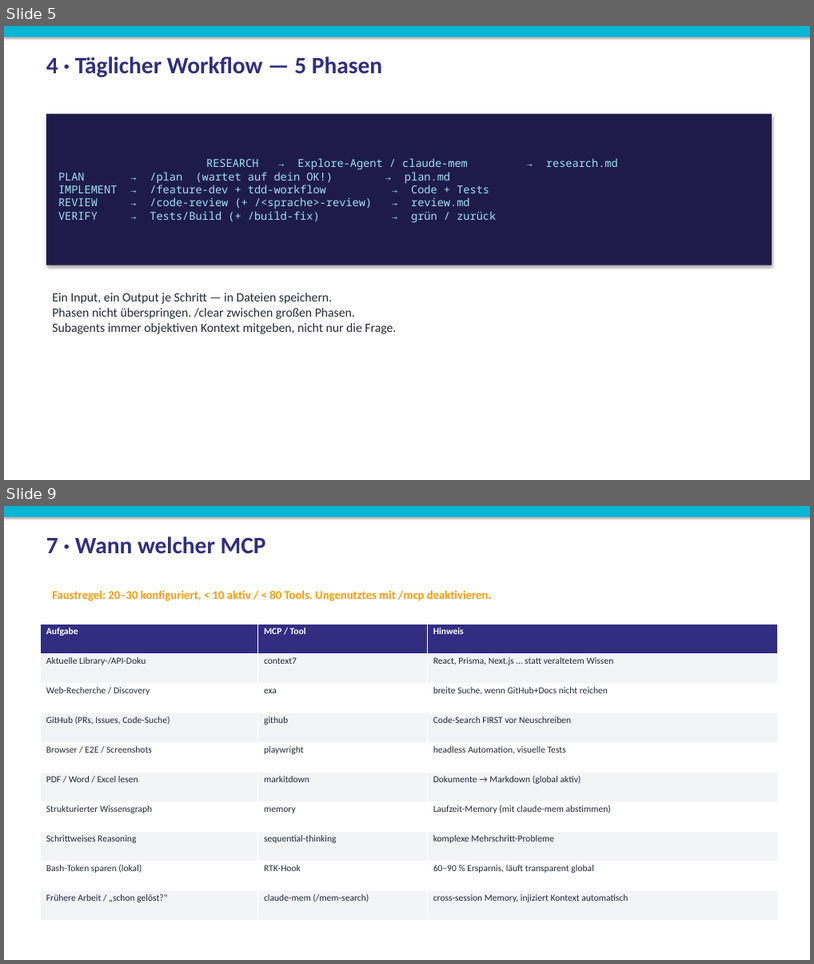
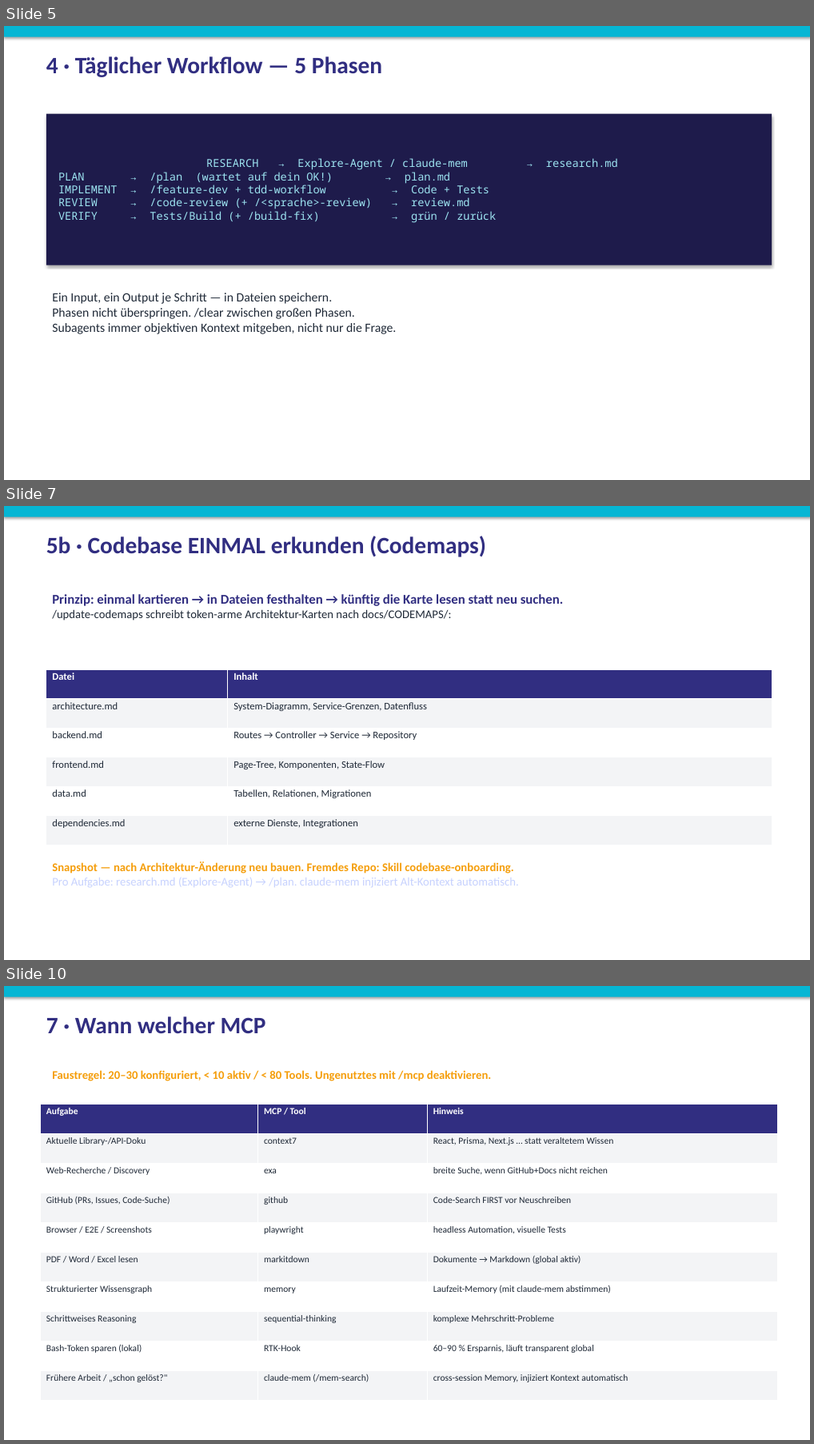
Before and after one commit to Paulee8155/Claude-Code-BestPractice, a slide deck: docs/ECC-Harness-Guide.de.pptx. Shown one above the other, each under a label of ours: slides 5 and 9 before the commit, slides 5, 7 and 10 after it; the slides between them are not shown. The pictures are 814x964 and 814x1444 pixels, drawn with LibreOffice and Linux fonts; fonts in the diff are those of the drawing. Boxes give left, top, right and bottom in pixels: in the first picture for what was removed or moved away, otherwise in the second. Text is boxed around its words. In the diff, an @@ line names an element or a change of style, - is before the commit and + after.

```diff
--- a/docs/ECC-Harness-Guide.de.pptx
+++ b/docs/ECC-Harness-Guide.de.pptx
@@ slide 7 added at (4,506,810,960), background #FFFFFF @@
@@ rectangle added at (4,506,810,517), fill #06B6D4 @@
@@ text added at (46,536,486,557), 28 pt, text #312E81, bold @@
+5b · Codebase EINMAL erkunden (Codemaps)
@@ text added at (52,594,564,620), 16 pt, text #312E81, bold @@
+Prinzip: einmal kartieren → in Dateien festhalten → künftig die Karte lesen statt neu suchen.
+/update-codemaps schreibt token-arme Architektur-Karten nach docs/CODEMAPS/:
@@ table added at (46,669,772,844), 6 rows, 2 columns @@
+Datei | Inhalt
+architecture.md | System-Diagramm, Service-Grenzen, Datenfluss
+backend.md | Routes → Controller → Service → Repository
+frontend.md | Page-Tree, Komponenten, State-Flow
+data.md | Tabellen, Relationen, Migrationen
+dependencies.md | externe Dienste, Integrationen
@@ text added at (52,861,519,887), 14 pt, text #C7D2FE @@
+Snapshot — nach Architektur-Änderung neu bauen. Fremdes Repo: Skill codebase-onboarding.
+Pro Aufgabe: research.md (Explore-Agent) → /plan. claude-mem injiziert Alt-Kontext automatisch.
@@ what was slide 9 is now slide 10 @@
```
Also in this commit, not shown: 3 slides changed, 2 other files.
